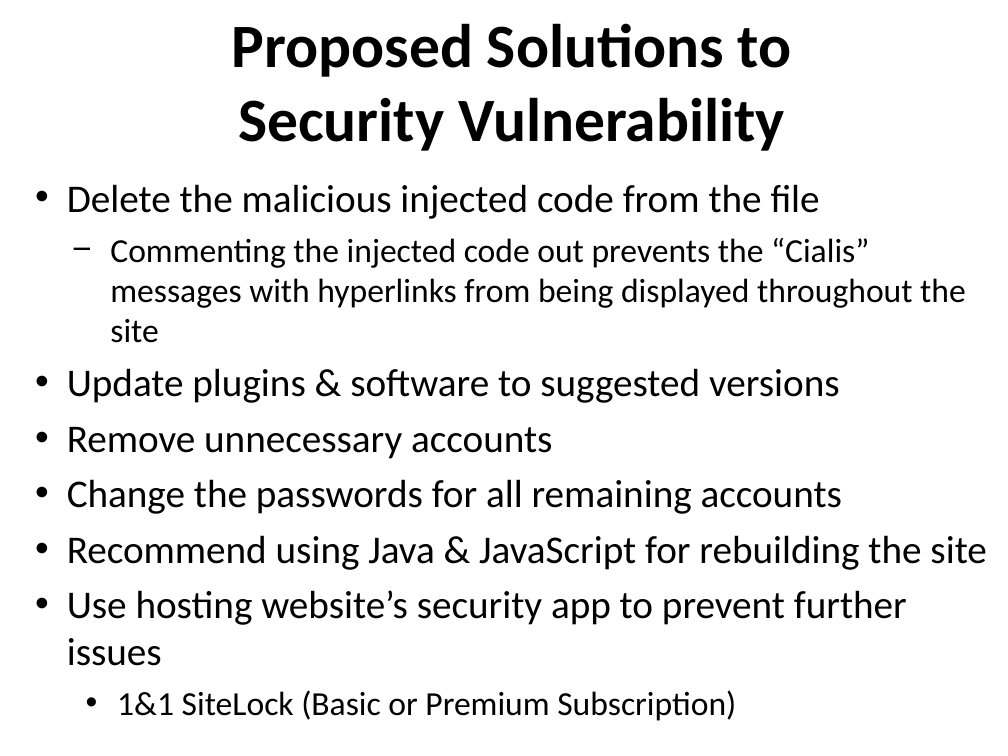
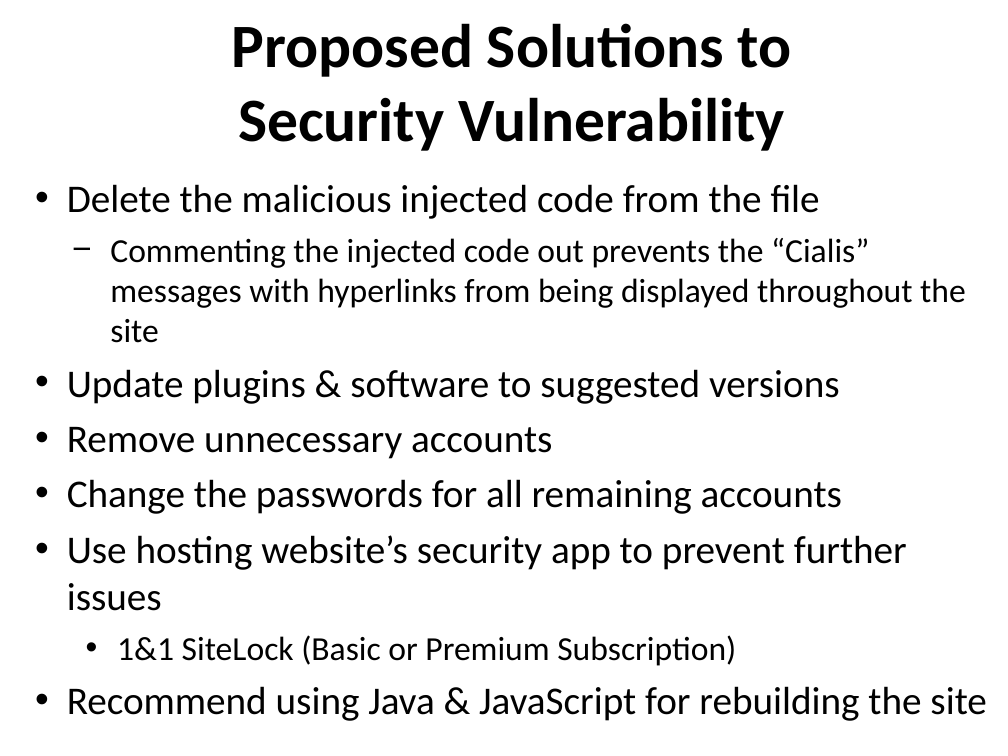
Before and after one commit to ehsantos11/MIST7590-Smithgall-Project, a slide deck: slide 5 of Smithgall Woods Project Update 20Sep17.pptx. Drawn at 1008x756 pixels with LibreOffice and Linux fonts; fonts in the diff are those of the drawing; background and template pictures are left out. Boxes give left, top, right and bottom in pixels: in the first picture for what was removed or moved away, otherwise in the second. Text is boxed around its words. In the diff, an @@ line names an element or a change of style, - is before the commit and + after.

Commit message:
Rearrange bullet points on slide 5

```diff
--- a/Smithgall Woods Project Update 20Sep17.pptx
+++ b/Smithgall Woods Project Update 20Sep17.pptx
@@ text at [67,535,986,570]: paragraph removed @@
-• Recommend using Java & JavaScript for rebuilding the site
@@ text at [67,686,986,721]: paragraph added @@
+• Recommend using Java & JavaScript for rebuilding the site
```
